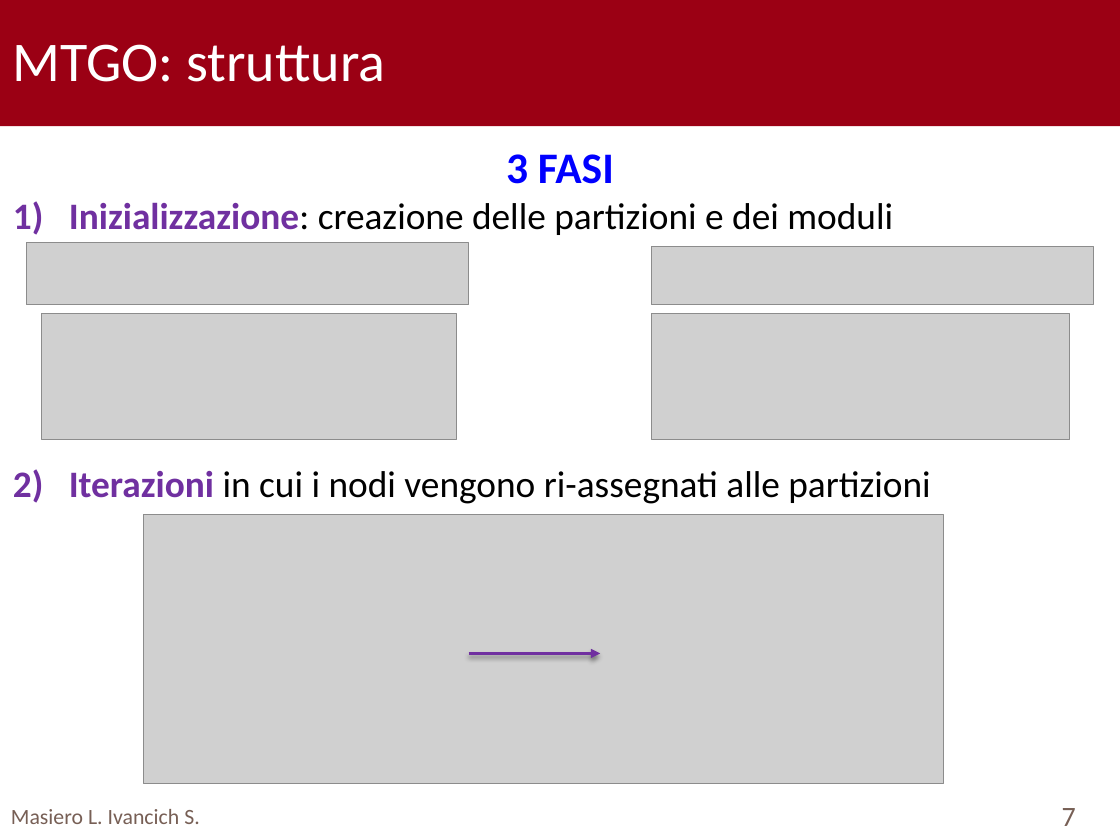
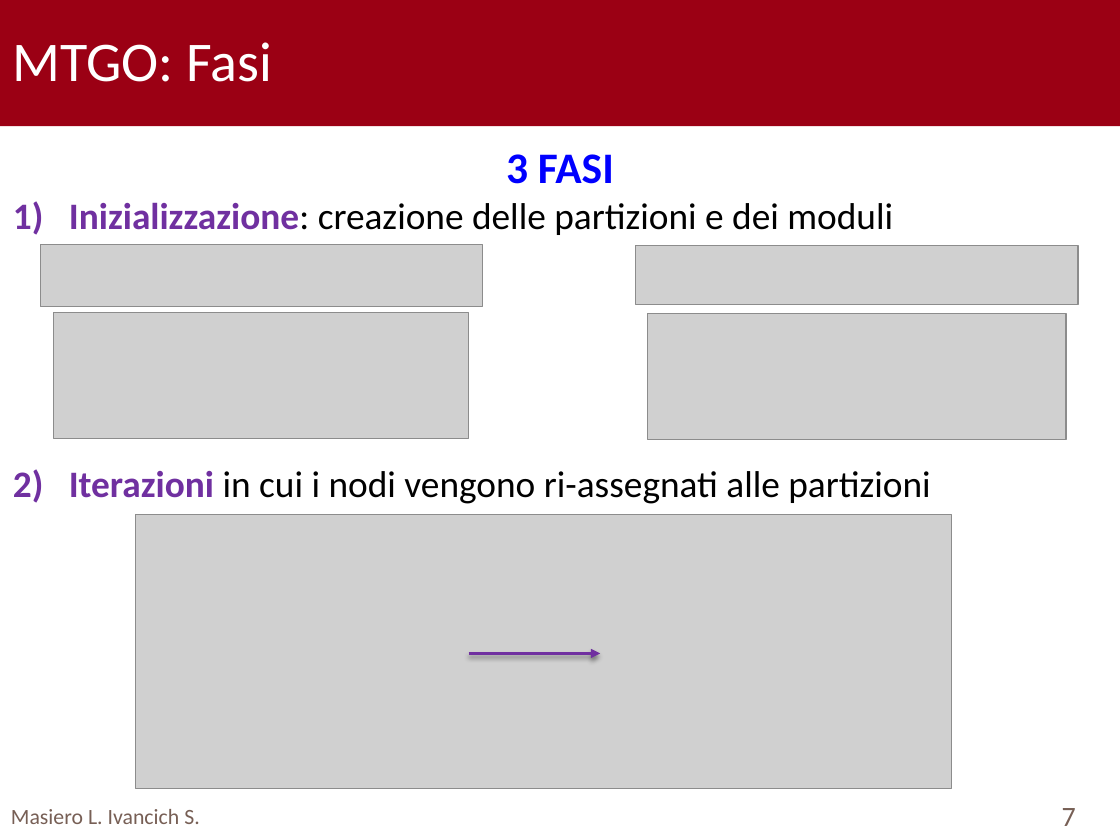
Before and after one commit to TyllanDrake/NetworkAlignment, a slide deck: slide 7 of Presentation/Presentation.pptx. Drawn at 1120x840 pixels with LibreOffice and Linux fonts; fonts in the diff are those of the drawing; grey boxes stand for pictures; background and template pictures are left out. Boxes give left, top, right and bottom in pixels: in the first picture for what was removed or moved away, otherwise in the second. Text is boxed around its words. In the diff, an @@ line names an element or a change of style, - is before the commit and + after.

```diff
--- a/Presentation/Presentation.pptx
+++ b/Presentation/Presentation.pptx
@@ text at [13, 42, 272, 82]: text changed @@
-MTGO: struttura
+MTGO: Fasi
@@ picture: place and size @@
-picture at [27, 243, 469, 305]
+picture at [40, 244, 483, 306]
@@ picture: place and size @@
-picture at [652, 246, 1094, 306]
+picture at [636, 245, 1079, 305]
@@ picture: place and size @@
-picture at [41, 314, 456, 439]
+picture at [54, 312, 468, 438]
@@ picture: place and size @@
-picture at [652, 314, 1071, 439]
+picture at [647, 314, 1066, 439]
@@ picture: place and size @@
-picture at [143, 515, 943, 784]
+picture at [136, 514, 951, 788]
```
Also in this commit, not shown: 15 other slides changed, 2 other files.
